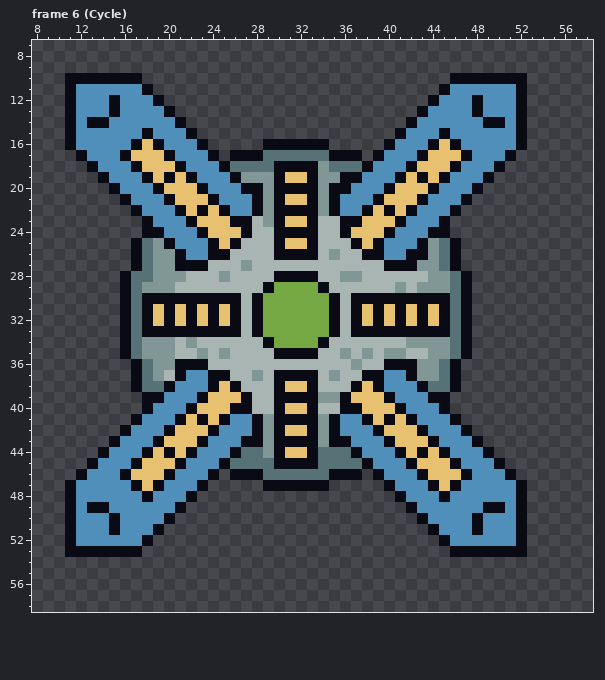
File history of a pixel-art file, art/environment/power core.aseprite. Above, as it was before the edit.
64x64 pixels, 9 frames. Shown: frame 6 (Cycle): x 8..58, y 7..58. The commit also changed other frames, which this record leaves out.
The result:
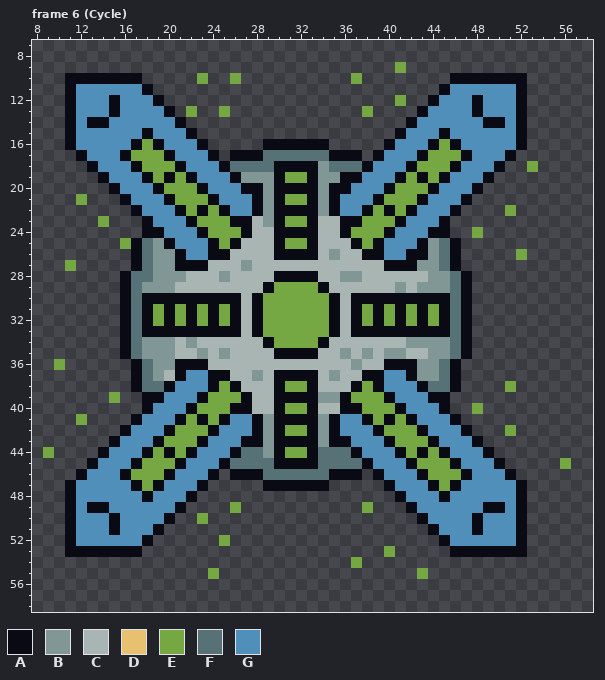
Palette (. is transparent): A #090a14  B #819796  C #a8b5b2  D #e8c170  E #75a743  F #577277  G #4f8fba
What changed:
Frame 6 (Cycle), layer "Sprite Sheet":
y 9: x 41 . -> E
y 10: x 23 . -> E; x 26 . -> E; x 37 . -> E
y 12: x 41 . -> E
y 13: x 22 . -> E; x 25 . -> E; x 38 . -> E
y 16: x 18 D -> E; x 45 D -> E
y 17: x 17..19 DDD -> EEE; x 44..46 DDD -> EEE
y 18: x 18..20 DDD -> EEE; x 43..45 DDD -> EEE; x 53 . -> E
y 19: x 19 D -> E; x 21 D -> E; x 31..32 DD -> EE; x 42 D -> E; x 44 D -> E
y 20: x 20..22 DDD -> EEE; x 41..43 DDD -> EEE
y 21: x 12 . -> E; x 21..23 DDD -> EEE; x 31..32 DD -> EE; x 40..42 DDD -> EEE
y 22: x 22 D -> E; x 24 D -> E; x 39 D -> E; x 41 D -> E; x 51 . -> E
y 23: x 14 . -> E; x 23..25 DDD -> EEE; x 31..32 DD -> EE; x 38..40 DDD -> EEE
y 24: x 24..26 DDD -> EEE; x 37..39 DDD -> EEE; x 48 . -> E
y 25: x 16 . -> E; x 25 D -> E; x 31..32 DD -> EE; x 38 D -> E
y 26: x 52 . -> E
y 27: x 11 . -> E
y 31..32: x 19 D -> E; x 21 D -> E; x 23 D -> E; x 25 D -> E; x 38 D -> E; x 40 D -> E; x 42 D -> E; x 44 D -> E
y 36: x 10 . -> E
y 38: x 25 D -> E; x 31..32 DD -> EE; x 38 D -> E; x 51 . -> E
y 39: x 15 . -> E; x 24..26 DDD -> EEE; x 37..39 DDD -> EEE
y 40: x 23..25 DDD -> EEE; x 31..32 DD -> EE; x 38..40 DDD -> EEE; x 48 . -> E
y 41: x 12 . -> E; x 22 D -> E; x 24 D -> E; x 39 D -> E; x 41 D -> E
y 42: x 21..23 DDD -> EEE; x 31..32 DD -> EE; x 40..42 DDD -> EEE; x 51 . -> E
y 43: x 20..22 DDD -> EEE; x 41..43 DDD -> EEE
y 44: x 9 . -> E; x 19 D -> E; x 21 D -> E; x 31..32 DD -> EE; x 42 D -> E; x 44 D -> E
y 45: x 18..20 DDD -> EEE; x 43..45 DDD -> EEE; x 56 . -> E
y 46: x 17..19 DDD -> EEE; x 44..46 DDD -> EEE
y 47: x 18 D -> E; x 45 D -> E
y 49: x 26 . -> E; x 38 . -> E
y 50: x 23 . -> E
y 52: x 25 . -> E
y 53: x 40 . -> E
y 54: x 37 . -> E
y 55: x 24 . -> E; x 43 . -> E
